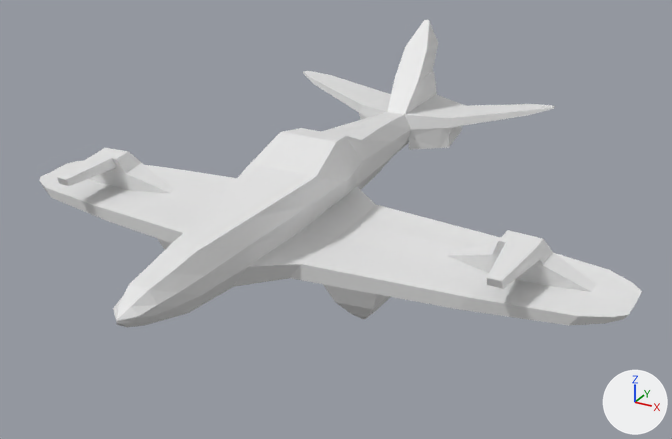
An edit to the Blender file BlenderModels/SpitfireV2.blend, drawn before and after from the same camera.
The view is the same before and after, from a 50 mm lens placed at (3.57, -6.13, 2.86), pointed at (0.24, -0.07, -0.17). The axes (+X, +Y, +Z) are drawn at lower right. The lights are the same throughout.

Before the edit, the objects in view are built like this:
```python
me_cube_004 = bpy.data.meshes.new('Cube.004')
me_cube_004.from_pydata(...)  # 449 vertices, 350 faces; spans x -0.27..2.65, y -2.44..2.43, z -0.63..1.02
ob_cube = bpy.data.objects.new('Cube', me_cube_004)
ob_cube.location = (0.013, 0.0, 0.0)
_m = ob_cube.modifiers.new('Mirror', 'MIRROR')
```
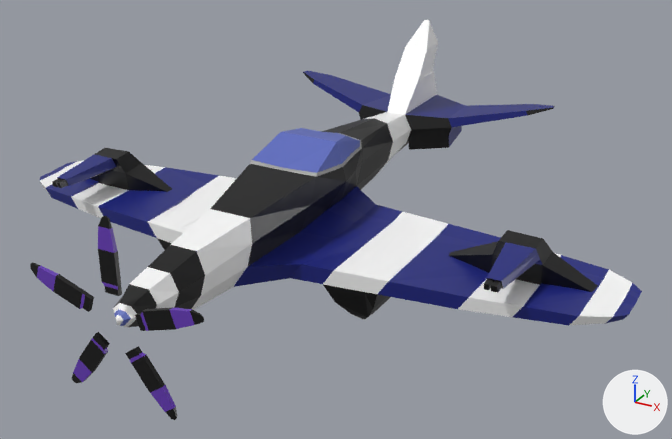
Commit message: Made small changes to spitfireV2 model

Scene script edits in JSON lines:
```json
{"op": "add", "block": "img_spitfire_texture_png", "code": ["img_spitfire_texture_png = load_image('spitfire_texture.png', '../WW2V2/Assets/SpitfireV2/spitfire_texture.png', 4, 4, 'sRGB')"]}
{"op": "add", "block": "mat_material", "code": ["mat_material = principled_material('Material')", "mat_material.texture = img_spitfire_texture_png", "mat_material.roughness = 0.4"]}
{"block": "me_cube_004", "where": "# used by ob_cube; location = (0.013, 0.0, 0.0)"}
{"op": "remove", "block": "me_cube_004", "code": "me_cube_004.from_pydata(...)  # 449 vertices, 350 faces; spans x -0.27..2.65, y -2.44..2.43, z -0.63..1.02"}
{"op": "add", "block": "me_cube_004", "code": "me_cube_004.from_pydata(...)  # 526 vertices, 390 faces; spans x -0.27..2.65, y -2.44..2.43, z -0.63..1.02"}
{"block": "me_cube_004", "change": "me_cube_004 part 1"}
{"block": "me_cube_004", "change": "15 vertices are removed from x 0.71..1.0, y -0.83..0.02, z -0.58..-0.13"}
{"block": "me_cube_004", "change": "64 faces are deleted"}
{"block": "me_cube_004", "change": "1 vertex moves within x 1.82, y -0.95, z 0.09"}
{"block": "me_cube_004", "change": "77 vertices are added at x 0.0..1.92, y -2.41..0.39, z -0.05..0.4"}
{"block": "me_cube_004", "change": "5 new vertices lie (0.04, 0.0, -0.04) away from vertices in x 0.03, y -2.38, z 0.07"}
{"block": "me_cube_004", "change": "5 new vertices lie (-0.03, 0.0, -0.04) away from vertices in x 0.07, y -2.38, z 0.03"}
{"block": "me_cube_004", "change": "5 new vertices lie (-0.04, 0.0, -0.04) away from vertices in x 0.04, y -2.38, z -0.01"}
{"block": "me_cube_004", "change": "104 new faces join them"}
{"block": "me_cube_004", "change": "me_cube_004 part 2: 286 faces spanning x -0.27..2.65, y -2.44..2.43, z -0.63..1.02 switch from no material to mat_material (picture img_spitfire_texture_png)"}
{"op": "add", "block": "me_cube_006", "code": ["me_cube_006 = bpy.data.meshes.new('Cube.006')", "me_cube_006.from_pydata(...)  # 180 vertices, 170 faces; spans x -0.334..0.337, y -0.015..0.015, z -0.579..0.703", "me_cube_006.materials.append(mat_material)  # picture img_spitfire_texture_png"]}
{"op": "add", "block": "ob_propellar", "code": ["ob_propellar = bpy.data.objects.new('Propellar', me_cube_006)", "ob_propellar.location = (0.014, -2.443, 0.019)", "ob_propellar.scale = (2.0, 1.0, 1.0)"]}
```

Location of each change, [x1, y1, x2, y2] in pixels of the pictures (672 x 439 px):
```json
{"object": "Propellar", "change": "added", "after": [30, 216, 204, 420]}
{"part": 1, "of": "me_cube_004", "change": "built on", "before": [40, 124, 632, 327], "after": [40, 124, 632, 327]}
{"part": 2, "of": "me_cube_004", "change": "recoloured", "before": [39, 20, 642, 327], "after": [39, 20, 642, 327]}
```
